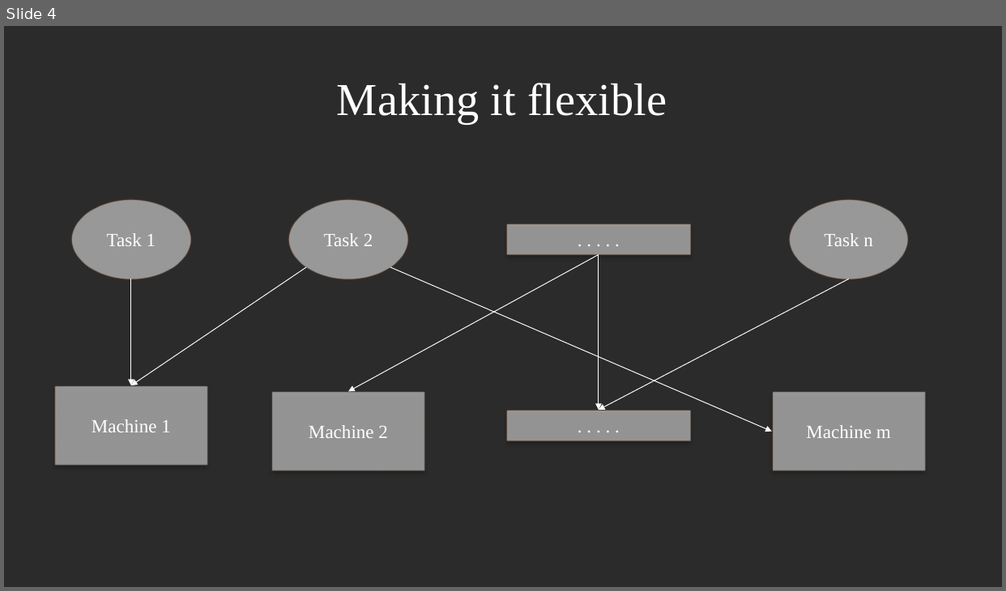
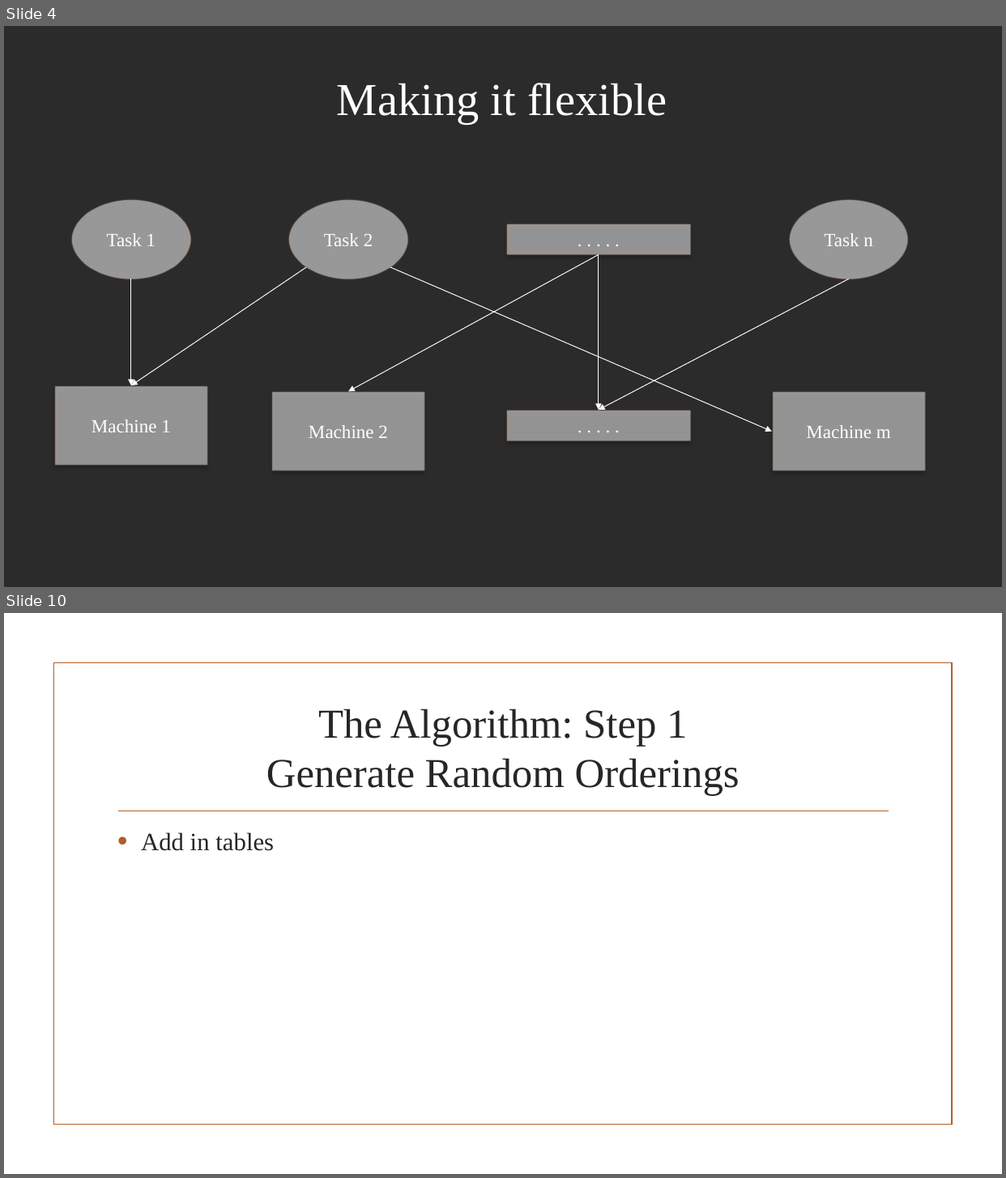
Before and after one commit to JaniR13/AdvAlgoProject, a slide deck: PowerpointSlides/The Flexible Job Shop Scheduling Algorithm.pptx. Shown one above the other, each under a label of ours: slide 4 before the commit, slides 4 and 10 after it; the slides between them are not shown. The pictures are 1006x591 and 1006x1178 pixels, drawn with LibreOffice and Linux fonts; fonts in the diff are those of the drawing; background and template pictures are left out; a plain dark background stands for a picture behind light text. Boxes give left, top, right and bottom in pixels: in the first picture for what was removed or moved away, otherwise in the second. Text is boxed around its words. In the diff, an @@ line names an element or a change of style, - is before the commit and + after.

```diff
--- a/PowerpointSlides/The Flexible Job Shop Scheduling Algorithm.pptx
+++ b/PowerpointSlides/The Flexible Job Shop Scheduling Algorithm.pptx
@@ slide 10 added at (x1=4, y1=613, x2=1002, y2=1174), background picture (left out) @@
@@ rectangle added at (x1=53, y1=663, x2=952, y2=1125), outline #B15E28 1.25 pt @@
@@ title added at (x1=266, y1=709, x2=739, y2=796), 39.6 pt, text #262626 @@
+The Algorithm: Step 1
+Generate Random Orderings
@@ line added from (118, 811) to (889, 811), #B15E28 1.25 pt @@
@@ text added at (x1=141, y1=833, x2=274, y2=851), 24 pt, text #262626 @@
+• Add in tables
```
Also in this commit, not shown: 11 other slides added.
